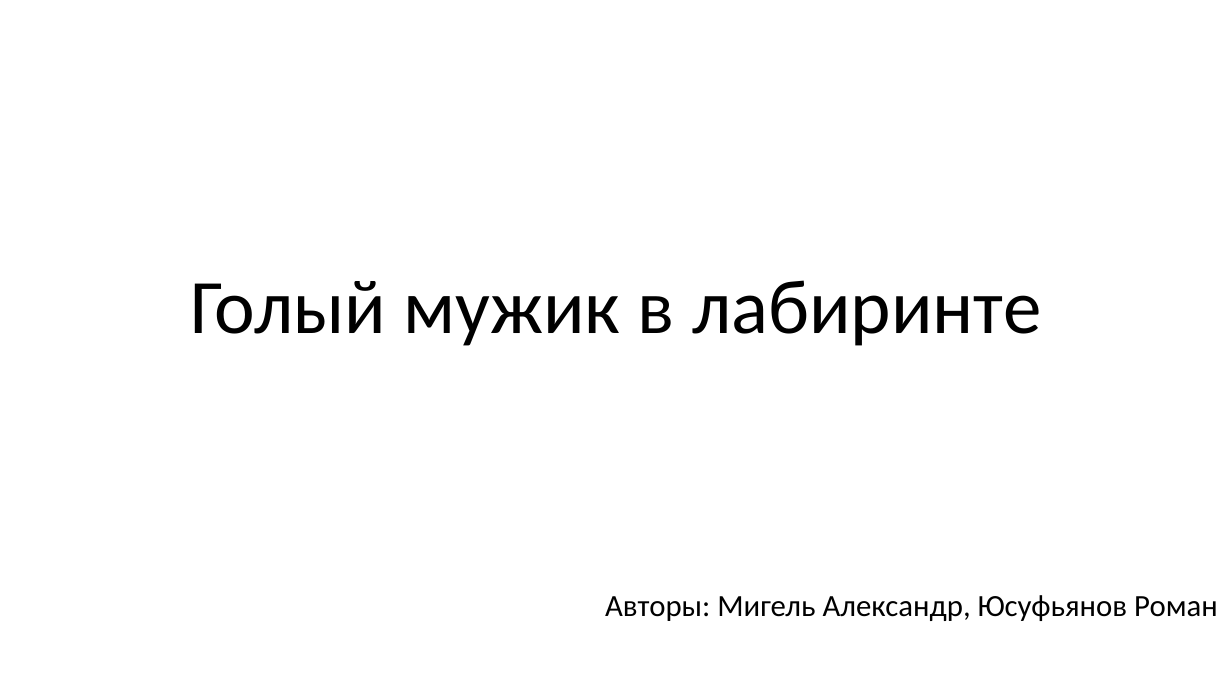
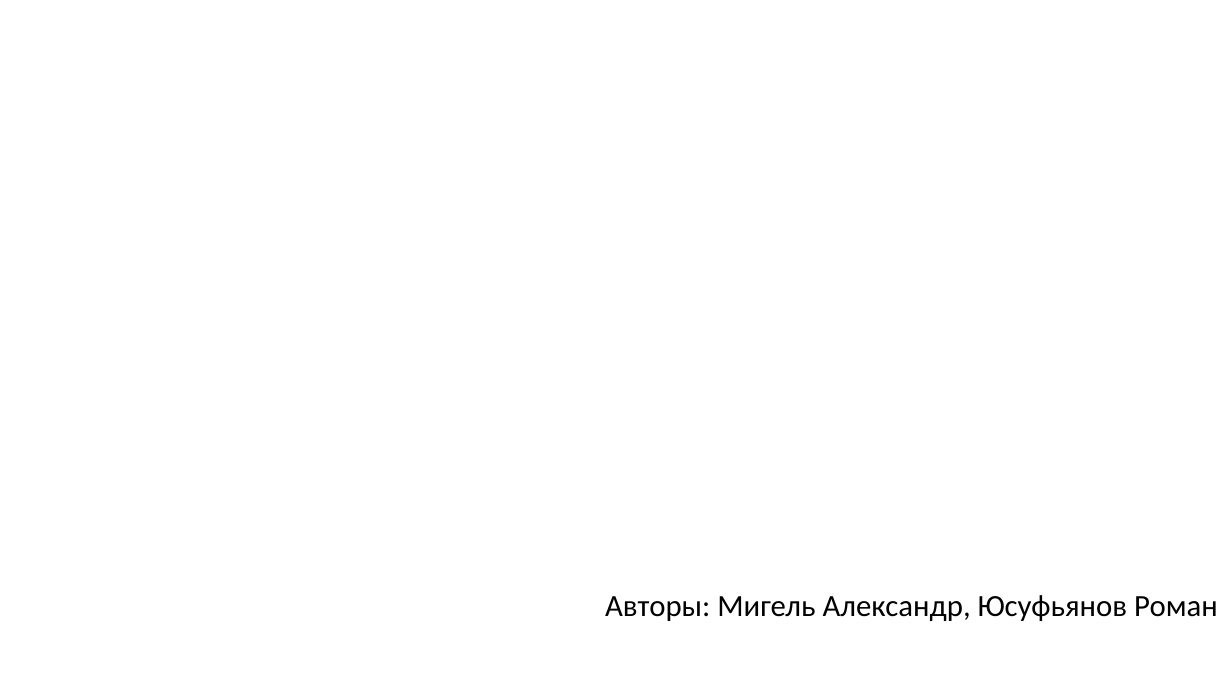
Before and after one commit to Kekistanking/kek, a slide deck: slide 1 of pres.pptx. Drawn at 1232x693 pixels with LibreOffice and Linux fonts; fonts in the diff are those of the drawing. Boxes give left, top, right and bottom in pixels: in the first picture for what was removed or moved away, otherwise in the second. Text is boxed around its words. In the diff, an @@ line names an element or a change of style, - is before the commit and + after.

```diff
--- a/pres.pptx
+++ b/pres.pptx
@@ title removed at bbox=[190, 280, 1041, 346] @@
-Голый мужик в лабиринте
```
Also in this commit, not shown: 1 other slide changed, 2 slides added, 17 other files.
